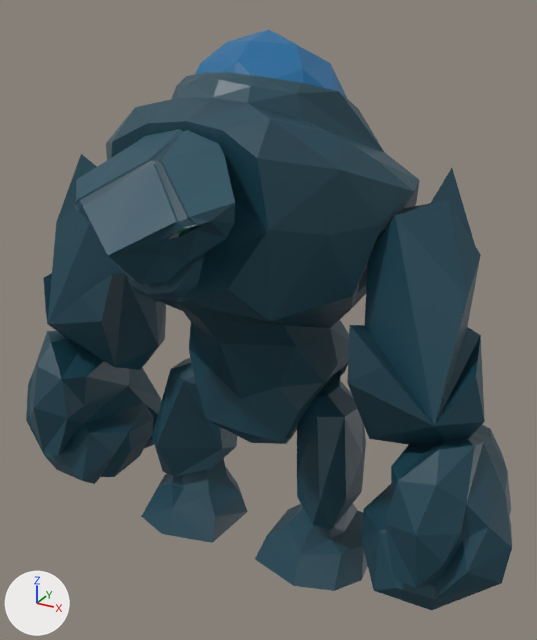
One commit to the COLLADA model Chr/StoneGolem/StoneGolem0Idle.dae: the scene before it, then after it.
Rendered twice from a 50 mm lens placed at (1.49, -2.58, 2.43), pointed at (0.13, -0.1, 1.18). The lights are fixed; the arrows at lower left show +X, +Y and +Z.

The older version as bpy lines, for what is in view:
```python
me_plane_003 = bpy.data.meshes.new('Plane.003')
me_plane_003.from_pydata(...)  # 695 vertices, 1358 faces; spans x -1.23..1.23, y -0.9..0.52, z -0.02..2.3
me_plane_003.materials.append(mat_material_001)
ob_golem_vertex_painting = bpy.data.objects.new('Golem_vertex_painting', me_plane_003)
ob_golem_vertex_painting.location = (0.0, 0.0, 0.0)
```
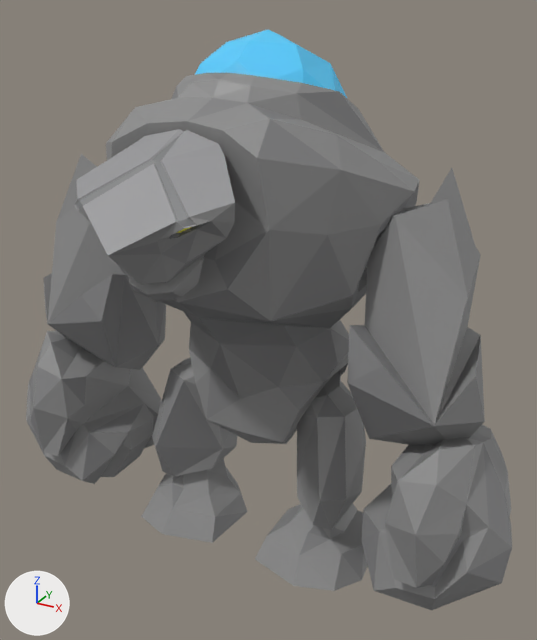
Commit message: add stone golem assets

Where the newer file only moved an object's origin or applied its transform, the numbers keep the older frame.

What changed in the scene script:
```text
Add mat_vertex_colours:
    mat_vertex_colours = bpy.data.materials.new('Vertex colours')
    mat_vertex_colours.use_nodes = True; mat_vertex_colours.node_tree.nodes.clear()
    _N = mat_vertex_colours.node_tree.nodes; _L = mat_vertex_colours.node_tree.links
    n0 = _N.new('ShaderNodeBsdfPrincipled'); n0.name = 'Principled BSDF'
    n1 = _N.new('ShaderNodeOutputMaterial'); n1.name = 'Material Output'
    n2 = _N.new('ShaderNodeVertexColor'); n2.name = 'Color Attribute'
    n2.layer_name = 'Col'
    _L.new(n0.outputs[0], n1.inputs[0])  # 'BSDF' to 'Surface'
    _L.new(n2.outputs[0], n0.inputs[0])  # 'Color' to 'Base Color'
Change me_plane_003:
    where me_plane_003.from_pydata(...)  # 695 vertices, 1358 faces; spans x -1.23..1.23, y -0.9..0.52, z -0.02..2.3
    remove me_plane_003.materials.append(mat_material_001)
    add me_plane_003.materials.append(mat_vertex_colours)
```

Changed parts and their boxes [x1, y1, x2, y2] in the pictures (537 x 640 px):
'Golem_vertex_painting', recoloured (blue to grey)
    both: [26, 30, 512, 610]
